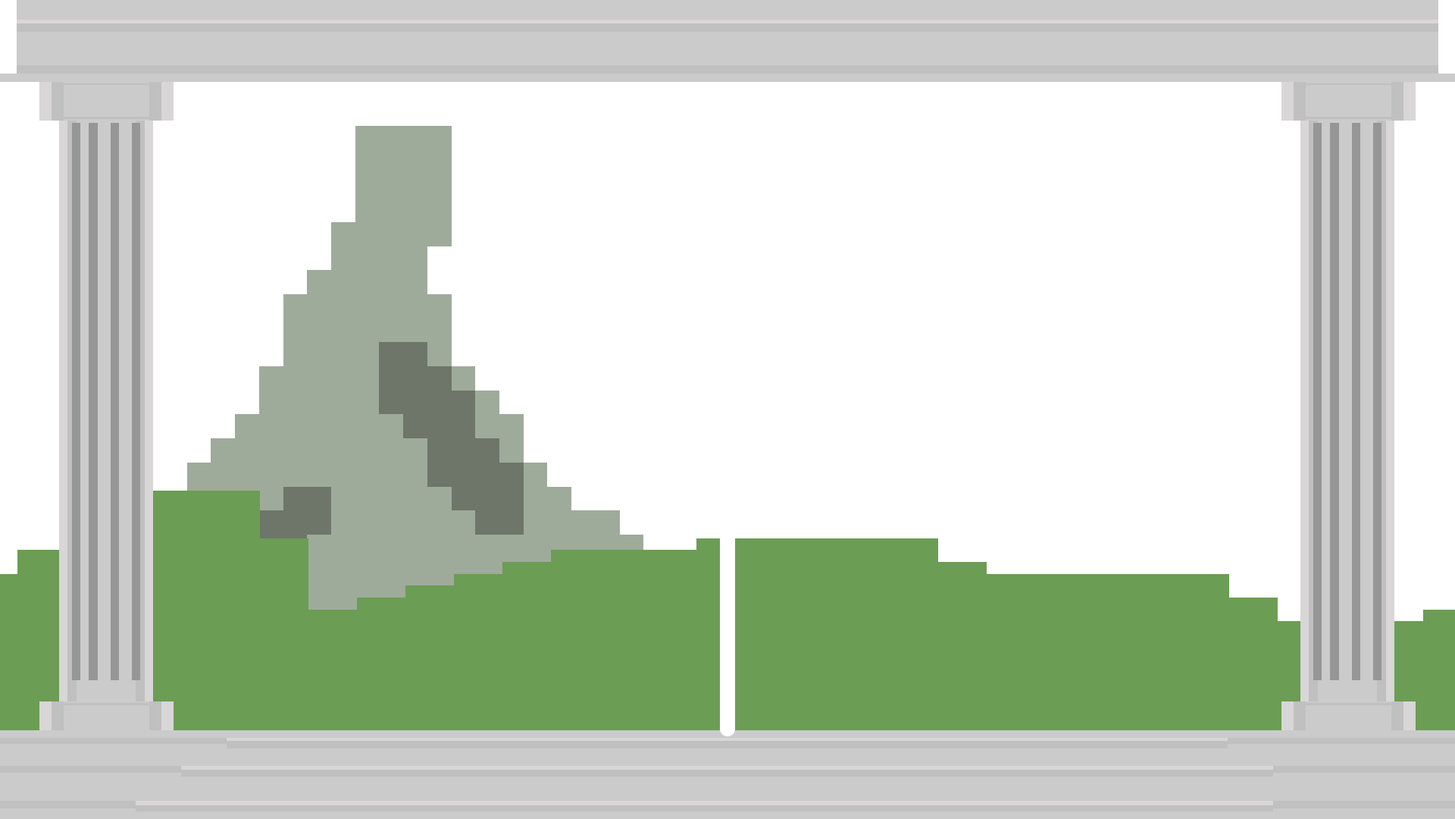
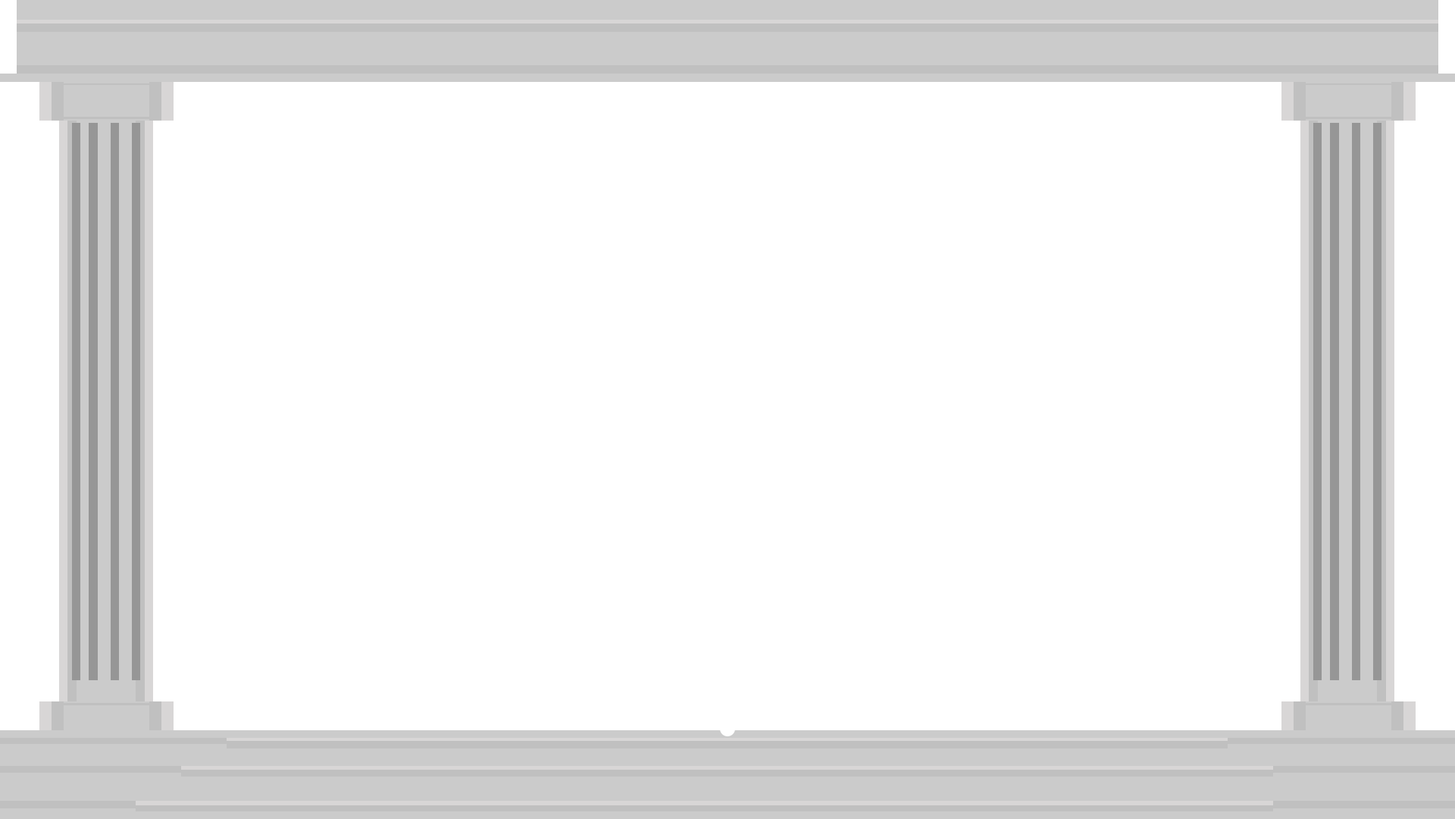
Layer changes from the first 1455x819 image to the second:
removed layer "Layer 4" over [0, 490, 1455, 730]
removed layer "Layer 5" over [162, 125, 933, 730]
